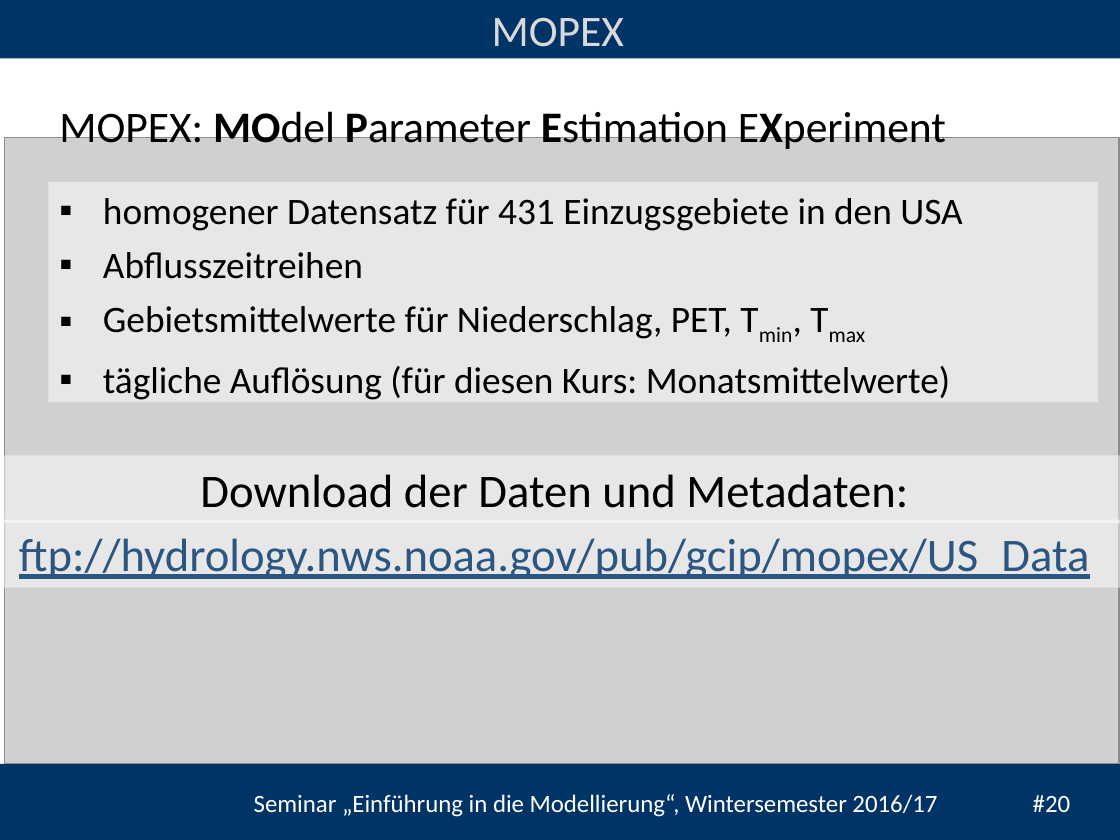
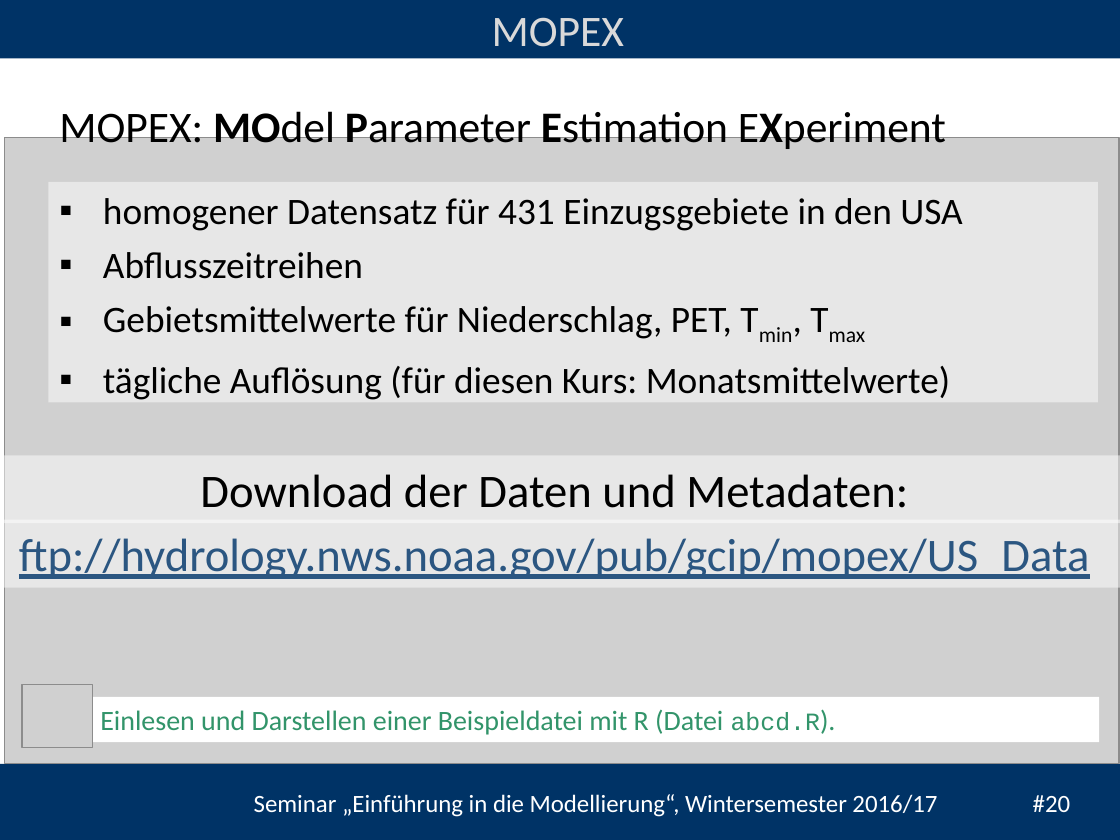
Before and after one commit to heistermann/Einf_Modellierung, a slide deck: slide 20 of Termin_3/folien/UebungModellierung#3.pptx. Drawn at 1120x840 pixels with LibreOffice and Linux fonts; fonts in the diff are those of the drawing; grey boxes stand for pictures; background and template pictures are left out. Boxes give left, top, right and bottom in pixels: in the first picture for what was removed or moved away, otherwise in the second. Text is boxed around its words. In the diff, an @@ line names an element or a change of style, - is before the commit and + after.

Commit message:
- discussed changes in explanation of abcd-modell - Duzen in codefights

```diff
--- a/Termin_3/folien/UebungModellierung#3.pptx
+++ b/Termin_3/folien/UebungModellierung#3.pptx
@@ picture added at [22, 684, 93, 747] @@
@@ rectangle added at [90, 697, 1100, 741], fill #FFFFFF, 18 pt, text #32946A @@
+Einlesen und Darstellen einer Beispieldatei mit R (Datei abcd.R).
```
Also in this commit, not shown: 6 other slides changed, 7 other files.
